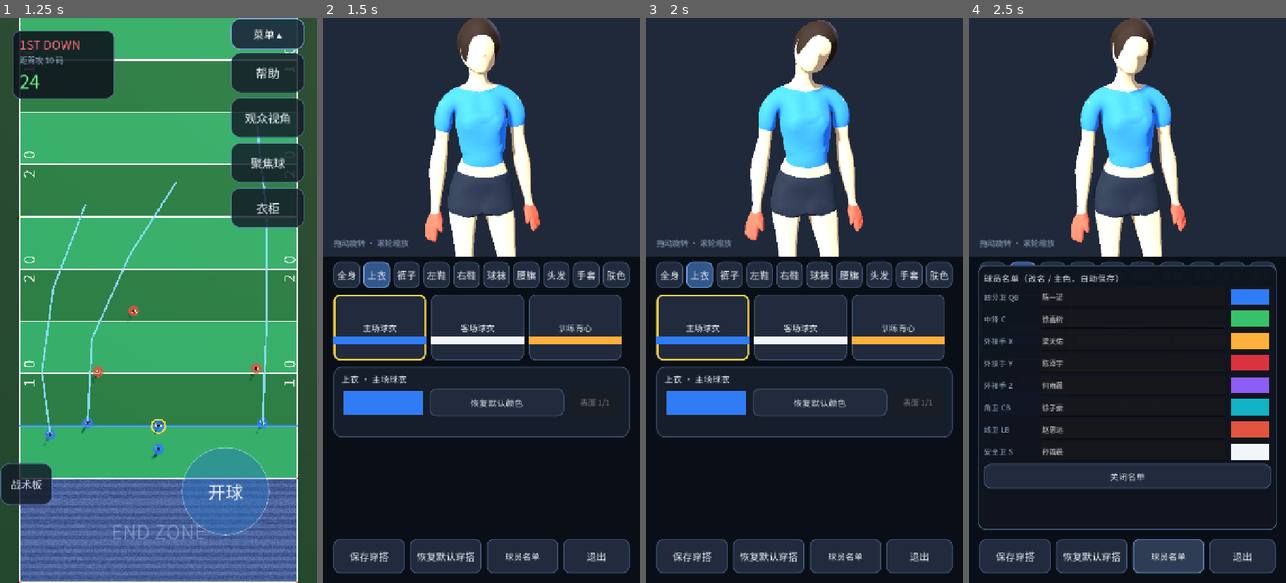
Above: before the commit, frames 1-4 (left to right).
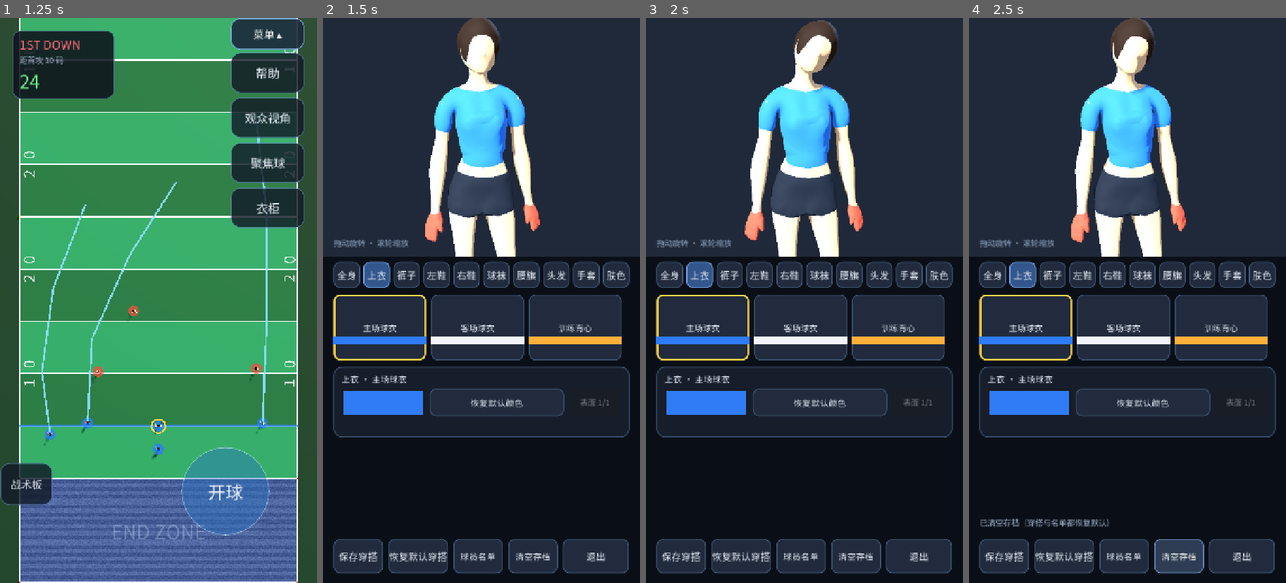
Above: after the commit, the same moments.

Repository: Fanda-81/FF-FlagFootball-Game
Game: Godot game, scene res://scenes/main.tscn
The game is run twice, just before and just after one commit, with the same random seed, the same clock (stepped at 60 frames per second) and the same inputs.
Inputs (mouse positions are in pixels of both pictures, inside the frame that each line leads up to):
- Up to frame 1 (1.25 s): click "菜单 ▾" at 0.5 s
- Up to frame 2 (1.5 s): click "衣柜" at 1.25 s
- Up to frame 3 (2 s): no input
- Up to frame 4 (2.5 s): click (1178, 554) at 2 s, where only the run after the commit has a clickable "清空存档"

Frame 1 is identical in both runs. In frame 2, 1.5% of the frame differs, in the area x 4-97%, y 92-99%; in frame 3, 1.5%; in frame 4, 26%, in the area x 2-98%, y 43-99%.

Commit message:
morra001 model, wipe-save button, two chasers, ball in hand

Diff:
--- a/scripts/main.gd
+++ b/scripts/main.gd
@@ -91,6 +91,7 @@
 const TD_STOP_Z := 56.0
 ## 接球手跑完路线后的自由跑状态：{mode, dir, timer, flip}
 var _free_state: Dictionary = {}
+var _chasing: Array[PlayerActor] = []
 var _td_celebrating := false
 var _td_timer := 0.0
 var _play_buttons: Dictionary = {}
@@ -340,6 +341,7 @@
 
 	_build_routes()
 	_reset_free_state()
+	_chasing.clear()
 	_td_celebrating = false
 	_td_timer = 0.0
 
@@ -394,9 +396,8 @@
 func _attach_ball(actor: PlayerActor) -> void:
 	if actor == null:
 		return
-	# 球尖保持水平：只用角色朝向的偏航，不带俯仰
-	var flat := Basis(Vector3.UP, actor.global_rotation.y)
-	_ball.call("hold_at", _hand_position(actor), flat)
+	# 绑在右手，跟随角色朝向（不强制水平）
+	_ball.call("hold_at", _hand_position(actor), actor.global_transform.basis)
 
 
 # =============================================================================
@@ -673,12 +674,18 @@
 	_phase = Phase.RUN
 	_result_timer = 0.0
 	_clock_running = false
-	# 除了接球的人，其他人全部站住
+	# 除了接球的人，其他人站住；离接球人最近的两名防守球员继续追
 	_reset_free_state()
 	for player in _receivers:
 		player.set_move_input(Vector3.ZERO)
 	for defender in _defenders:
 		defender.set_move_input(Vector3.ZERO)
+	_chasing.clear()
+	var ranked: Array = _defenders.duplicate()
+	ranked.sort_custom(func(a, b):
+		return _flat_distance(a.global_position, receiver.global_position) < _flat_distance(b.global_position, receiver.global_position))
+	for i in mini(2, ranked.size()):
+		_chasing.append(ranked[i] as PlayerActor)
 	_show_toast("接球成功 · 继续跑向达阵区", Color("a6f7bb"))
 
 
@@ -696,7 +703,15 @@
 
 	var closest := 999.0
 	for defender in _defenders:
-		defender.set_move_input(Vector3.ZERO)
+		if _chasing.has(defender):
+			var to_carrier := _carrier.global_position - defender.global_position
+			to_carrier.y = 0.0
+			if to_carrier.length() > 0.4:
+				defender.set_move_input(to_carrier.normalized())
+			else:
+				defender.set_move_input(Vector3.ZERO)
+		else:
+			defender.set_move_input(Vector3.ZERO)
 		closest = minf(closest, _flat_distance(defender.global_position, _carrier.global_position))
 
 	_attach_ball(_carrier)
--- a/scripts/outfit/customization_ui.gd
+++ b/scripts/outfit/customization_ui.gd
@@ -283,6 +283,12 @@
 	roster_button.size_flags_horizontal = Control.SIZE_EXPAND_FILL
 	roster_button.pressed.connect(_toggle_roster_panel)
 	bottom_row.add_child(roster_button)
+
+	var wipe_button := _make_button("清空存档", 20)
+	wipe_button.custom_minimum_size = Vector2(0, 74)
+	wipe_button.size_flags_horizontal = Control.SIZE_EXPAND_FILL
+	wipe_button.pressed.connect(_on_wipe_save)
+	bottom_row.add_child(wipe_button)
 
 	var close_button := _make_button("退出", 22)
 	close_button.custom_minimum_size = Vector2(150, 74)
@@ -533,6 +539,18 @@
 	_roster_panel.visible = not _roster_panel.visible
 
 
+## 清空穿搭与名单存档，回到出厂状态
+func _on_wipe_save() -> void:
+	OutfitSaveManager.delete_save()
+	var dir := DirAccess.open("user://")
+	if dir != null:
+		dir.remove("roster.json")
+	Roster.reset()
+	_manager.reset_outfit()
+	_refresh_items()
+	_status_label.text = "已清空存档（穿搭与名单都恢复默认）"
+
+
 func _on_close() -> void:
 	closed.emit()
 	hide()
--- a/scripts/roster.gd
+++ b/scripts/roster.gd
@@ -55,6 +55,12 @@
 		out[slot]["name"] = String(dict.get("name", out[slot]["name"]))
 		out[slot]["tint"] = String(dict.get("tint", out[slot]["tint"]))
 	return out
+
+
+## 清空缓存，下次读取会重新生成随机名单
+static func reset() -> void:
+	_loaded = false
+	_data = {}
 
 
 static func save() -> bool:
Binary file changed: assets/models/characters/morra.glb
Binary file added: docs/customization-ui.png
Not shown, added: docs/customization-ui.png.import
Not shown, changed: build/web/index.pck
